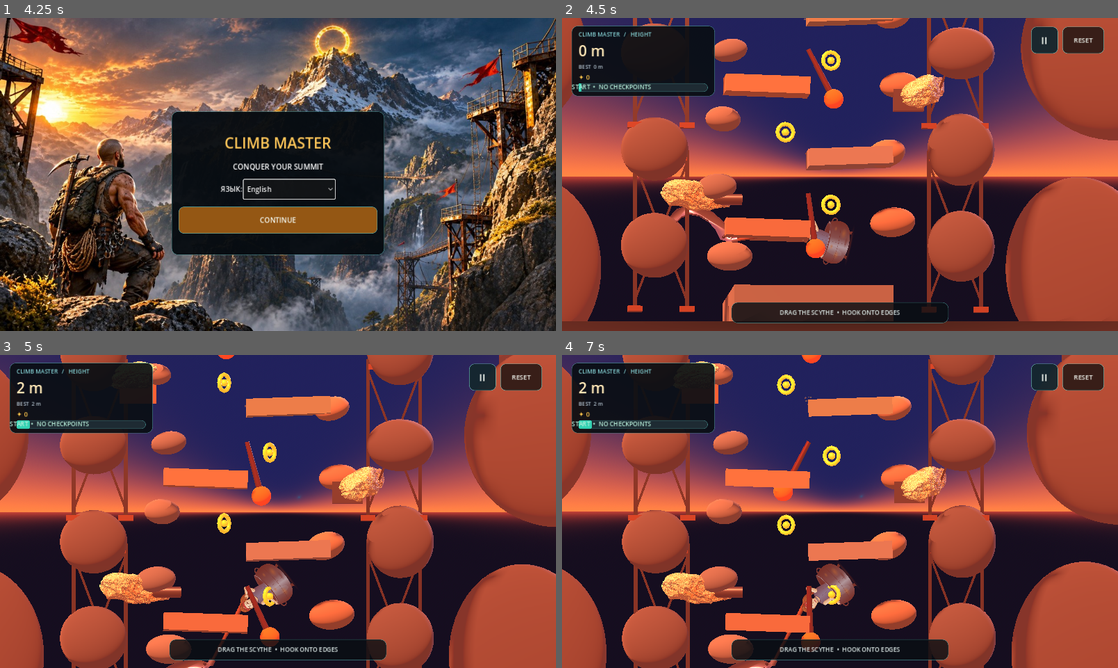
Above: before the commit, frames 1-4 (two rows, left to right).
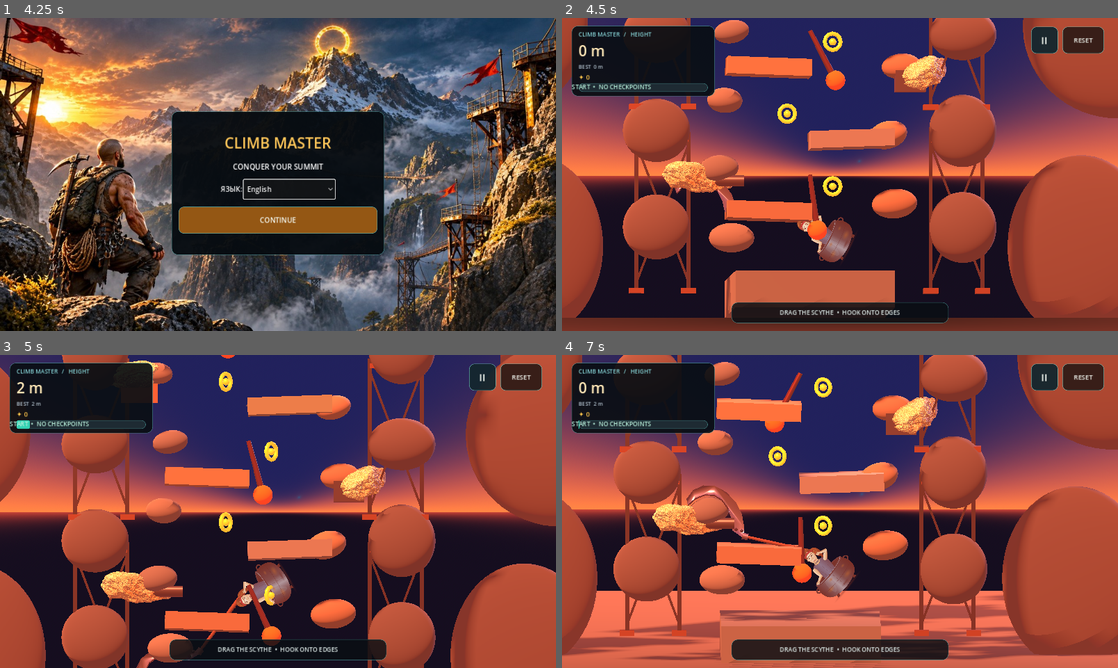
Above: after the commit, the same moments.

Repository: uchihabaha05-del/CLIMB-MASTER
Game: Godot game, scene res://scenes/main.tscn
Same seed, same stepped clock (60 frames per second), same inputs: the game is played once before the commit and once after it.
Inputs (mouse positions are in pixels of both pictures, inside the frame that each line leads up to):
- Up to frame 1 (4.25 s): click "II" at 0.5 s; click "СБРОС" at 1.25 s; click "II" at 2 s; click "Русский" at 2.75 s; click "ПРОДОЛЖИТЬ" at 3.5 s
- Up to frame 2 (4.5 s): click "CONTINUE" at 4.25 s
- Up to frame 3 (5 s): no input
- Up to frame 4 (7 s): click "II" at 5 s; click "CONTINUE CLIMBING" at 5.75 s; move the mouse to (962, 495) at 6.52 s; click (962, 495) at 6.67 s

Frame 1 is identical in both runs. In frame 2, 33% of the frame differs, in the area x 0-100%, y 0-97%; in frame 3, 6.6%; in frame 4, 53%, in the area x 0-100%, y 0-100%.

Commit message:
Mirror moving hazards and concave rock colliders into 2D physics

Diff:
--- a/scripts/player.gd
+++ b/scripts/player.gd
@@ -63,6 +63,7 @@
 var _arm_l: Dictionary = {}
 var physics_viewport: SubViewport
 var physics_world: ClimbPhysics2D
+var mirrored_animated_colliders: Array[Dictionary] = []
 
 func _ready() -> void:
     global_position.z = PLAY_PLANE_Z
@@ -104,6 +105,19 @@
     _mirror_static_3d_colliders()
     physics_world.configure_start(Vector2(global_position.x, -global_position.y))
     physics_world.set_target_world(physics_world.pot.global_position + Vector2(0.5, -2.0))
+
+func _track_animated_collider(source: CollisionShape3D, owner: Node, mirrored: StaticBody2D) -> void:
+    if owner is AnimatableBody3D:
+        mirrored_animated_colliders.append({"source": source, "body": mirrored})
+
+func _sync_animated_colliders() -> void:
+    for entry in mirrored_animated_colliders:
+        var source := entry.get("source") as CollisionShape3D
+        var mirrored := entry.get("body") as StaticBody2D
+        if not is_instance_valid(source) or not is_instance_valid(mirrored):
+            continue
+        mirrored.global_position = Vector2(source.global_position.x, -source.global_position.y)
+        mirrored.global_rotation = -source.global_rotation.z
 
 func _mirror_static_3d_colliders() -> void:
     var scene_root := get_tree().current_scene
@@ -134,16 +148,20 @@
         var shape := source.shape
         if shape is BoxShape3D:
             var box := shape as BoxShape3D
-            physics_world.add_static_box(center, Vector2(box.size.x * absf(scale_3d.x), box.size.y * absf(scale_3d.y)), rotation_2d, friction)
+            var mirrored := physics_world.add_static_box(center, Vector2(box.size.x * absf(scale_3d.x), box.size.y * absf(scale_3d.y)), rotation_2d, friction)
+            _track_animated_collider(source, owner, mirrored)
         elif shape is SphereShape3D:
             var sphere := shape as SphereShape3D
-            physics_world.add_static_circle(center, sphere.radius * maxf(absf(scale_3d.x), absf(scale_3d.y)), friction)
+            var mirrored := physics_world.add_static_circle(center, sphere.radius * maxf(absf(scale_3d.x), absf(scale_3d.y)), friction)
+            _track_animated_collider(source, owner, mirrored)
         elif shape is CylinderShape3D:
             var cylinder := shape as CylinderShape3D
-            physics_world.add_static_circle(center, cylinder.radius * maxf(absf(scale_3d.x), absf(scale_3d.y)), friction)
+            var mirrored := physics_world.add_static_circle(center, cylinder.radius * maxf(absf(scale_3d.x), absf(scale_3d.y)), friction)
+            _track_animated_collider(source, owner, mirrored)
         elif shape is CapsuleShape3D:
             var capsule_3d := shape as CapsuleShape3D
-            physics_world.add_static_capsule(center, capsule_3d.radius * absf(scale_3d.x), capsule_3d.height * absf(scale_3d.y), rotation_2d, friction)
+            var mirrored := physics_world.add_static_capsule(center, capsule_3d.radius * absf(scale_3d.x), capsule_3d.height * absf(scale_3d.y), rotation_2d, friction)
+            _track_animated_collider(source, owner, mirrored)
         elif shape is ConvexPolygonShape3D:
             var convex := shape as ConvexPolygonShape3D
             var points := PackedVector2Array()
@@ -153,6 +171,18 @@
                 var body := physics_world.add_static_polygon(points, friction)
                 body.position = center
                 body.rotation = rotation_2d
+                _track_animated_collider(source, owner, body)
+        elif shape is ConcavePolygonShape3D:
+            var concave := shape as ConcavePolygonShape3D
+            var projected := PackedVector2Array()
+            for point in concave.get_faces():
+                projected.append(Vector2(point.x * absf(scale_3d.x), -point.y * absf(scale_3d.y)))
+            var hull := Geometry2D.convex_hull(projected)
+            if hull.size() >= 3:
+                var body := physics_world.add_static_polygon(hull, friction)
+                body.position = center
+                body.rotation = rotation_2d
+                _track_animated_collider(source, owner, body)
 
 func _make_part(file: String, origin_px: Vector2, z: float) -> Sprite3D:
     var tex := load(PART_DIR + file) as Texture2D
@@ -700,6 +730,7 @@
     if not is_instance_valid(physics_world) or not is_instance_valid(physics_world.pot):
         _update_arms()
         return
+    _sync_animated_colliders()
     var pot_position := physics_world.sync_visible_position()
     global_position = Vector3(pot_position.x, -pot_position.y, PLAY_PLANE_Z)
     aim_angle = wrapf(-physics_world.hammer.rotation, -PI, PI)
